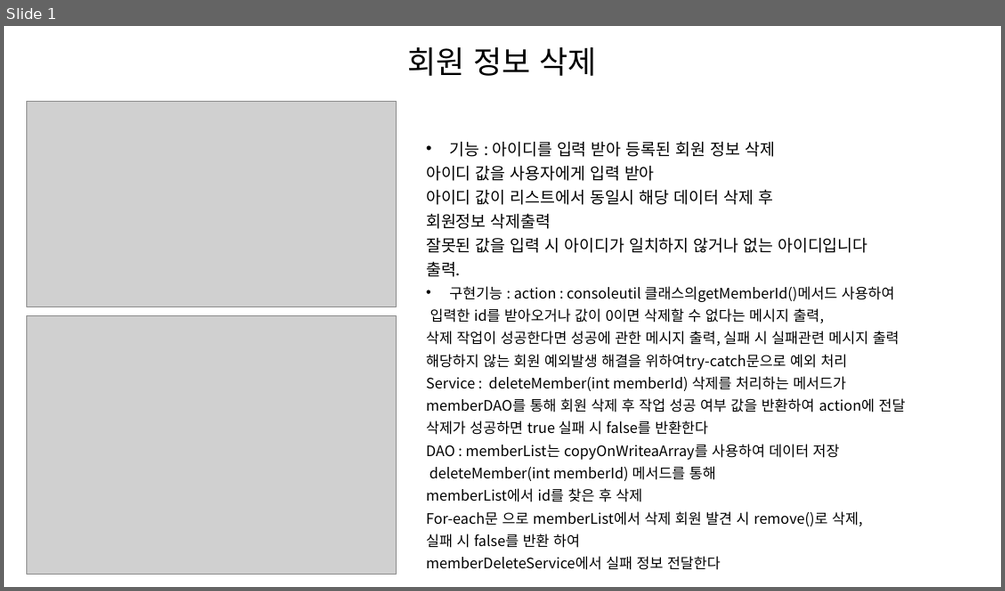
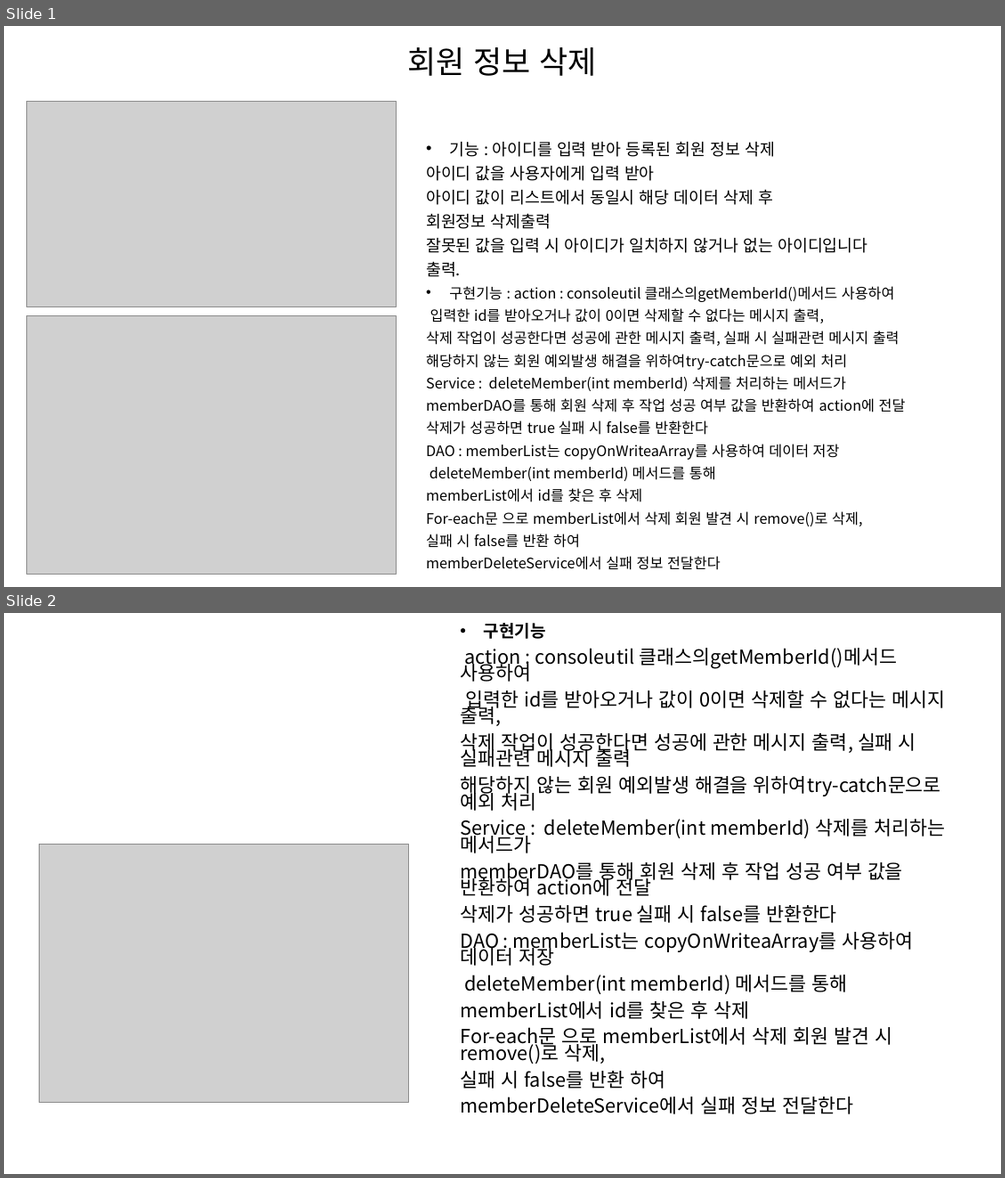
Before and after one commit to jeongwon0228/member, a slide deck: delete기능,구현기능.pptx. Shown one above the other, each under a label of ours: slide 1 before the commit, slides 1 and 2 after it. The pictures are 1005x591 and 1005x1178 pixels, drawn with LibreOffice and Linux fonts; fonts in the diff are those of the drawing; grey boxes stand for pictures. Boxes give left, top, right and bottom in pixels: in the first picture for what was removed or moved away, otherwise in the second. Text is boxed around its words. In the diff, an @@ line names an element or a change of style, - is before the commit and + after.

```diff
--- a/delete기능,구현기능.pptx
+++ b/delete기능,구현기능.pptx
@@ slide 2 added at bbox=[4, 613, 1001, 1174], background #FFFFFF @@
@@ text added at bbox=[460, 623, 946, 1114], 18.6 pt, text #000000 @@
+• 구현기능
+action : consoleutil 클래스의getMemberId()메서드 사용하여
+입력한 id를 받아오거나 값이 0이면 삭제할 수 없다는 메시지 출력,
+삭제 작업이 성공한다면 성공에 관한 메시지 출력, 실패 시 실패관련 메시지 출력
+해당하지 않는 회원 예외발생 해결을 위하여try-catch문으로 예외 처리
+Service : deleteMember(int memberId) 삭제를 처리하는 메서드가
+memberDAO를 통해 회원 삭제 후 작업 성공 여부 값을 반환하여 action에 전달
+삭제가 성공하면 true 실패 시 false를 반환한다
+DAO : memberList는 copyOnWriteaArray를 사용하여 데이터 저장
+deleteMember(int memberId) 메서드를 통해
+memberList에서 id를 찾은 후 삭제
+For-each문 으로 memberList에서 삭제 회원 발견 시 remove()로 삭제,
+실패 시 false를 반환 하여
+memberDeleteService에서 실패 정보 전달한다
@@ picture added at bbox=[39, 844, 409, 1102] @@
```
Also in this commit, not shown: 16 other files.
